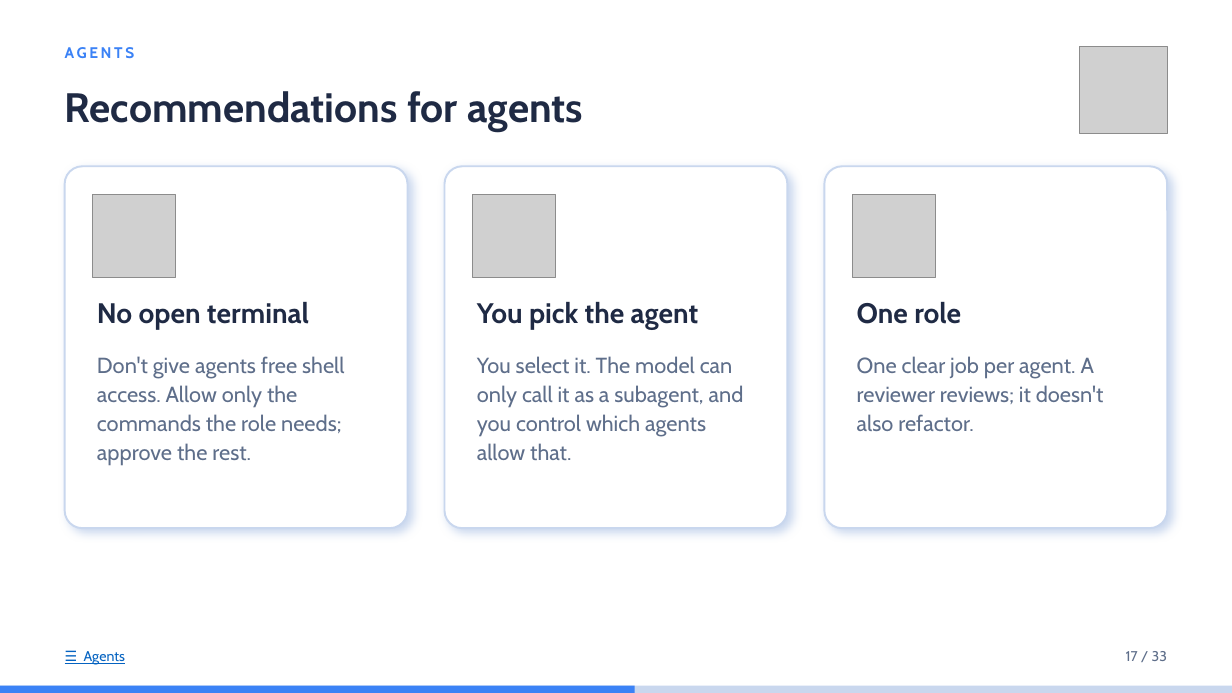
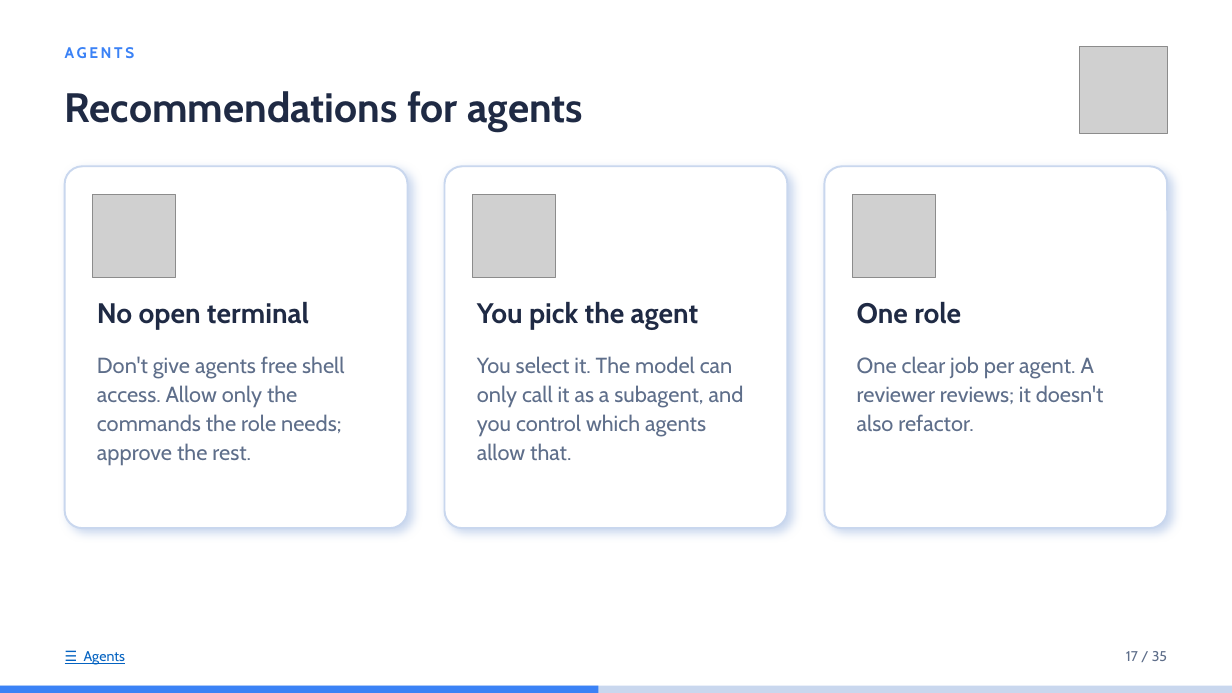
Before and after one commit to idoudist/ai-toolbox-presentation, a slide deck: slide 17 of hello-skills.pptx. Drawn at 1232x693 pixels with LibreOffice and Linux fonts; fonts in the diff are those of the drawing; grey boxes stand for pictures. Boxes give left, top, right and bottom in pixels: in the first picture for what was removed or moved away, otherwise in the second. Text is boxed around its words. In the diff, an @@ line names an element or a change of style, - is before the commit and + after.

```diff
--- a/hello-skills.pptx
+++ b/hello-skills.pptx
@@ text at (1126, 651, 1167, 661): text changed @@
-17 / 33
+17 / 35
@@ rectangle: place and size @@
-rectangle at (0, 686, 635, 693)
+rectangle at (0, 686, 599, 693)
```
Also in this commit, not shown: 28 other slides changed, 2 slides added.
